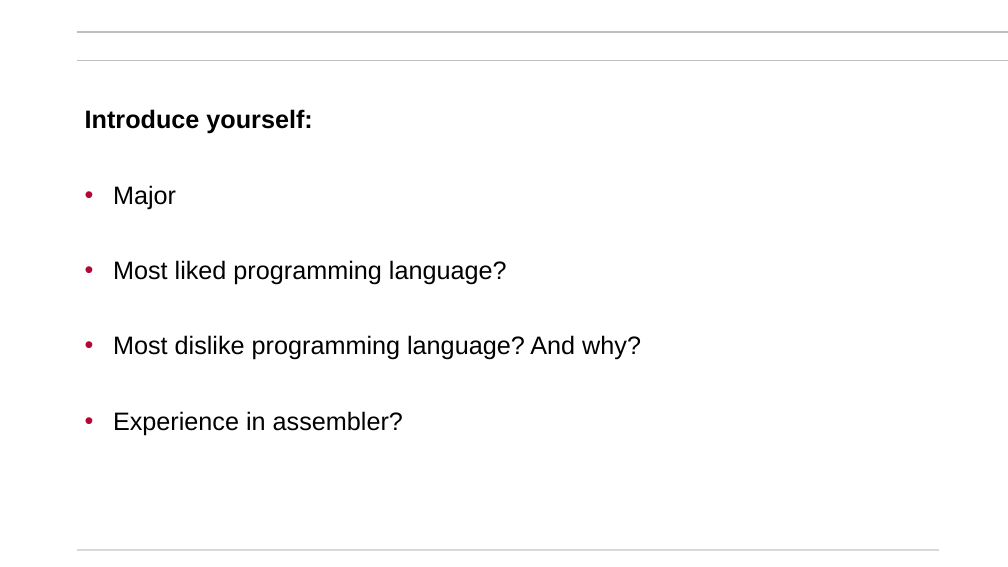
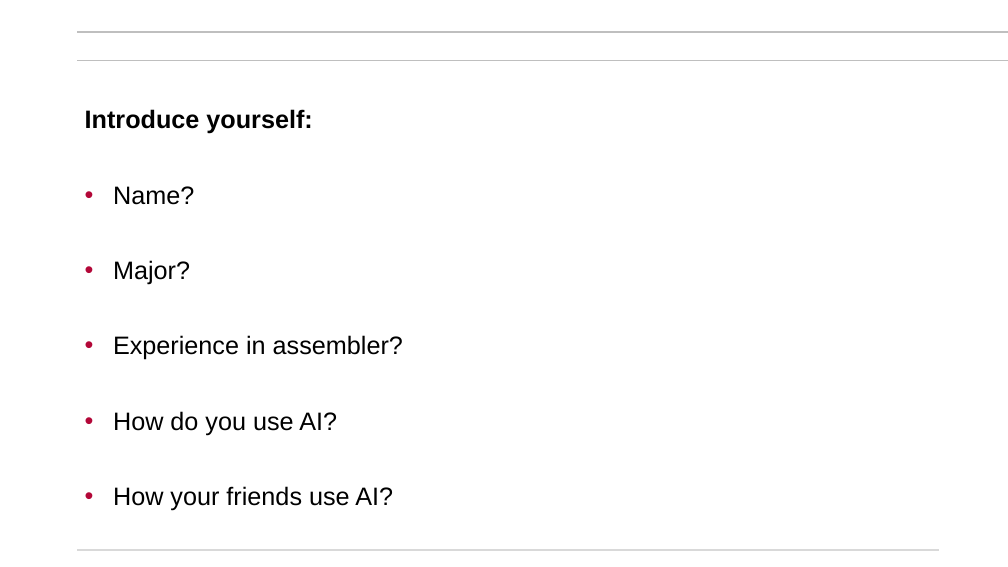
Before and after one commit to mikegrace2/CSEN20-Fall2026-Course-Website, a slide deck: slide 16 of Week01_IntroAndBinaryNumbers/Ch00_Basics_V4.pptx (slide 17 before the commit). Drawn at 1008x567 pixels with LibreOffice and Linux fonts; fonts in the diff are those of the drawing; background and template pictures are left out. Boxes give left, top, right and bottom in pixels: in the first picture for what was removed or moved away, otherwise in the second. Text is boxed around its words. In the diff, an @@ line names an element or a change of style, - is before the commit and + after.

```diff
--- a/Week01_IntroAndBinaryNumbers/Ch00_Basics_V4.pptx
+++ b/Week01_IntroAndBinaryNumbers/Ch00_Basics_V4.pptx
@@ subtitle at box(113, 186, 194, 285): text changed @@
-• Major
-• Most liked programming language?
-• Most dislike programming language? And why?
+• Name?
+• Major?
@@ subtitle at box(113, 411, 393, 511): paragraphs added @@
+• How do you use AI?
+• How your friends use AI?
```
Also in this commit, not shown: 3 other slides changed, 1 slide removed.
